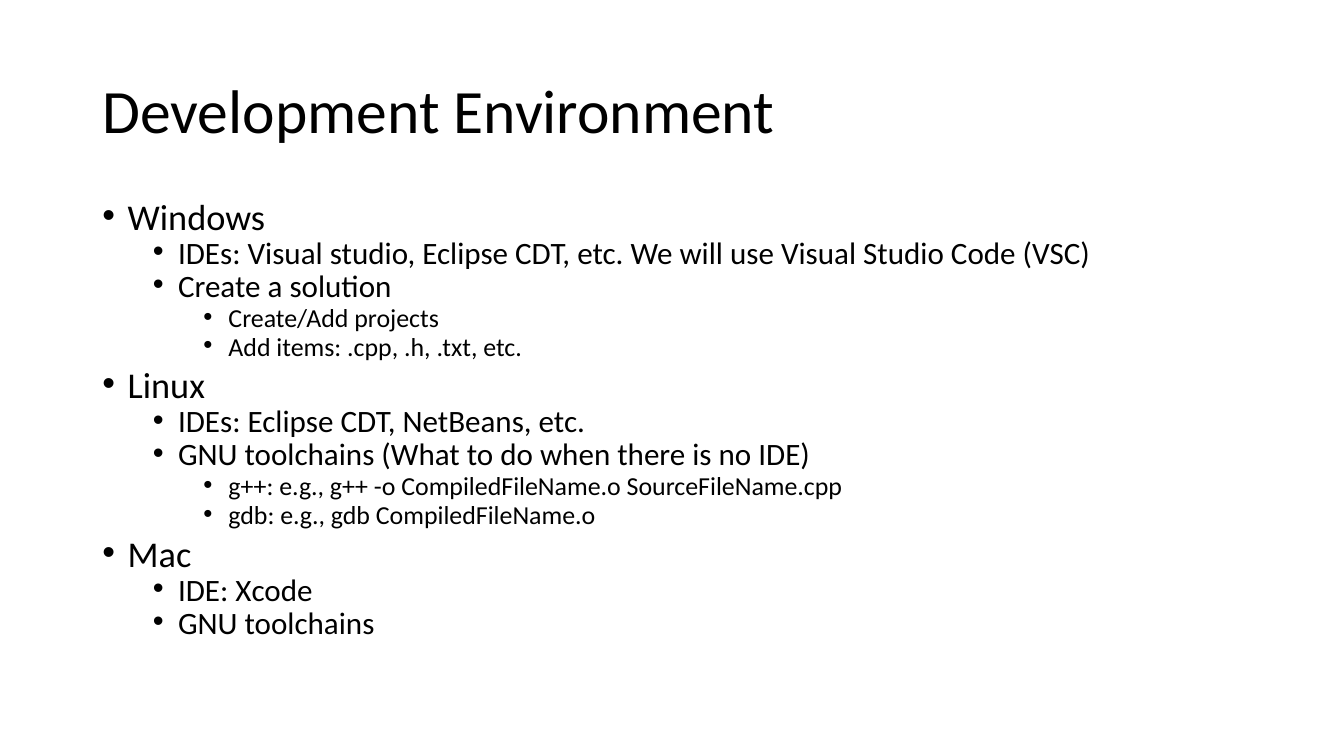
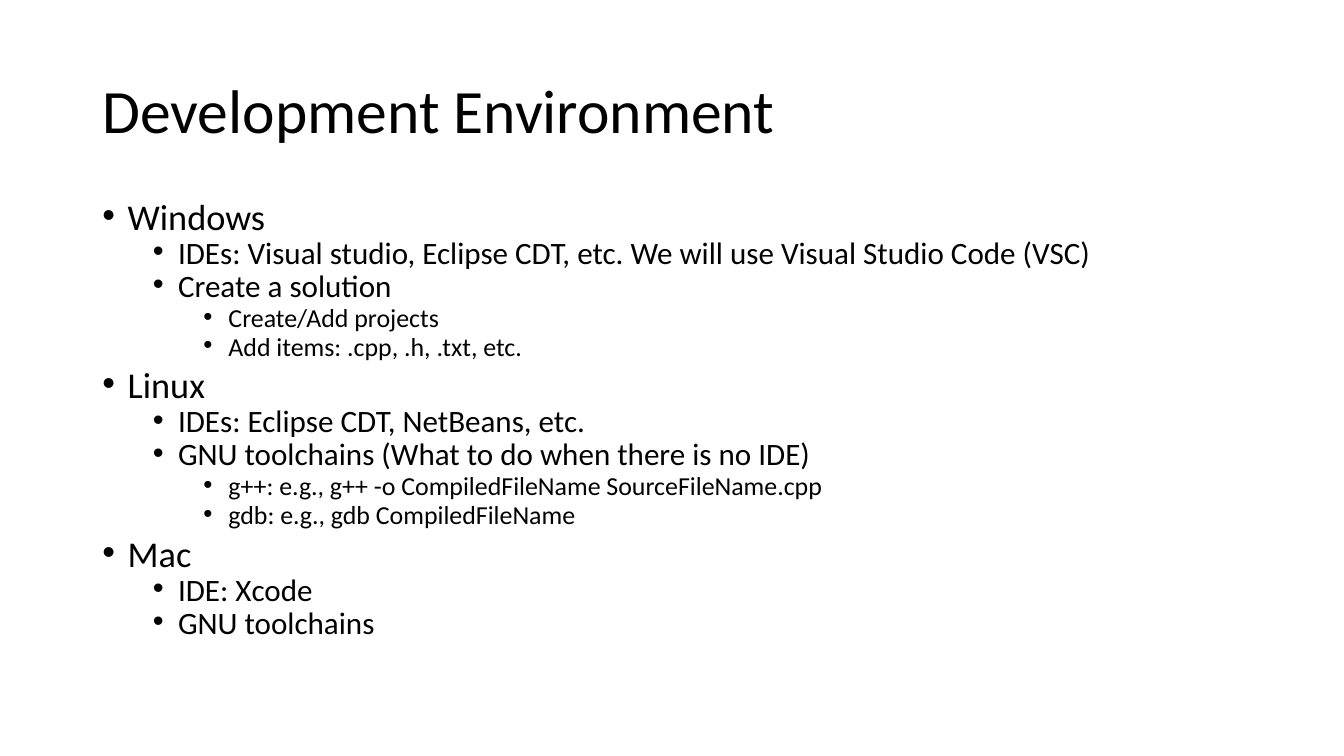
Before and after one commit to myuwbclasses/CSSSKL-342, a slide deck: slide 12 of Slides/Lab1-slides.pptx. Drawn at 1344x756 pixels with LibreOffice and Linux fonts; fonts in the diff are those of the drawing. Boxes give left, top, right and bottom in pixels: in the first picture for what was removed or moved away, otherwise in the second. Text is boxed around its words. In the diff, an @@ line names an element or a change of style, - is before the commit and + after.

Commit message:
Typo fixes

```diff
--- a/Slides/Lab1-slides.pptx
+++ b/Slides/Lab1-slides.pptx
@@ text at box(228, 477, 821, 529): text changed @@
-    • g++: e.g., g++ -o CompiledFileName.o SourceFileName.cpp
-    • gdb: e.g., gdb CompiledFileName.o
+    • g++: e.g., g++ -o CompiledFileName SourceFileName.cpp
+    • gdb: e.g., gdb CompiledFileName
```
Also in this commit, not shown: 1 other slide changed.
